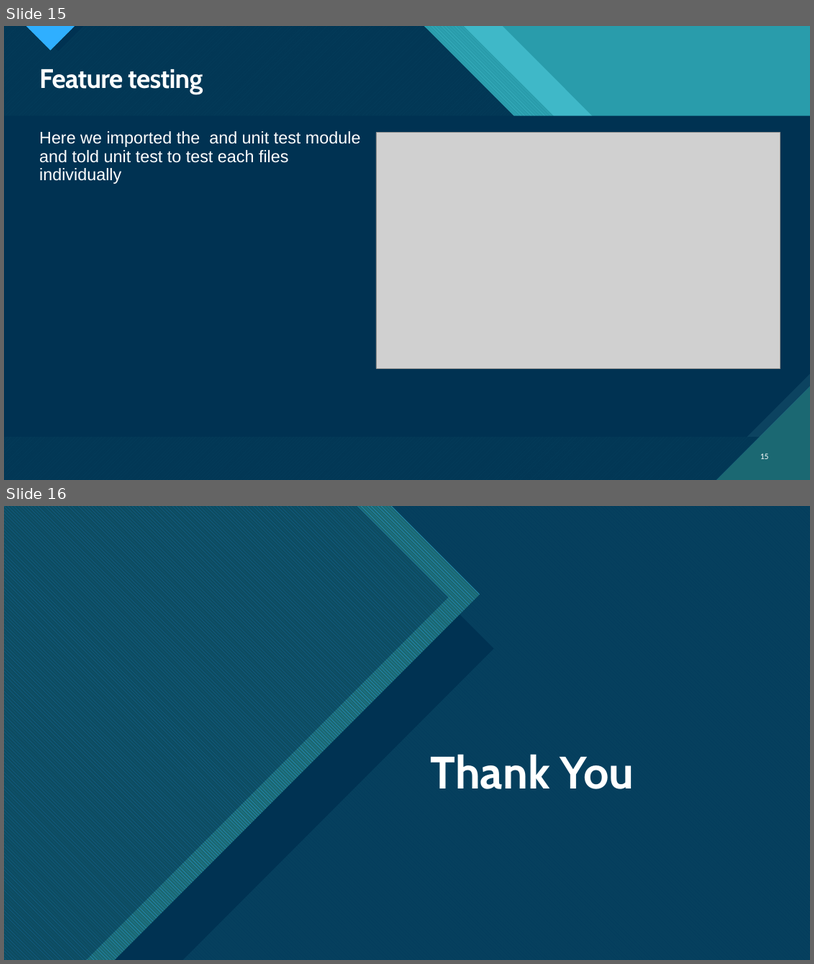
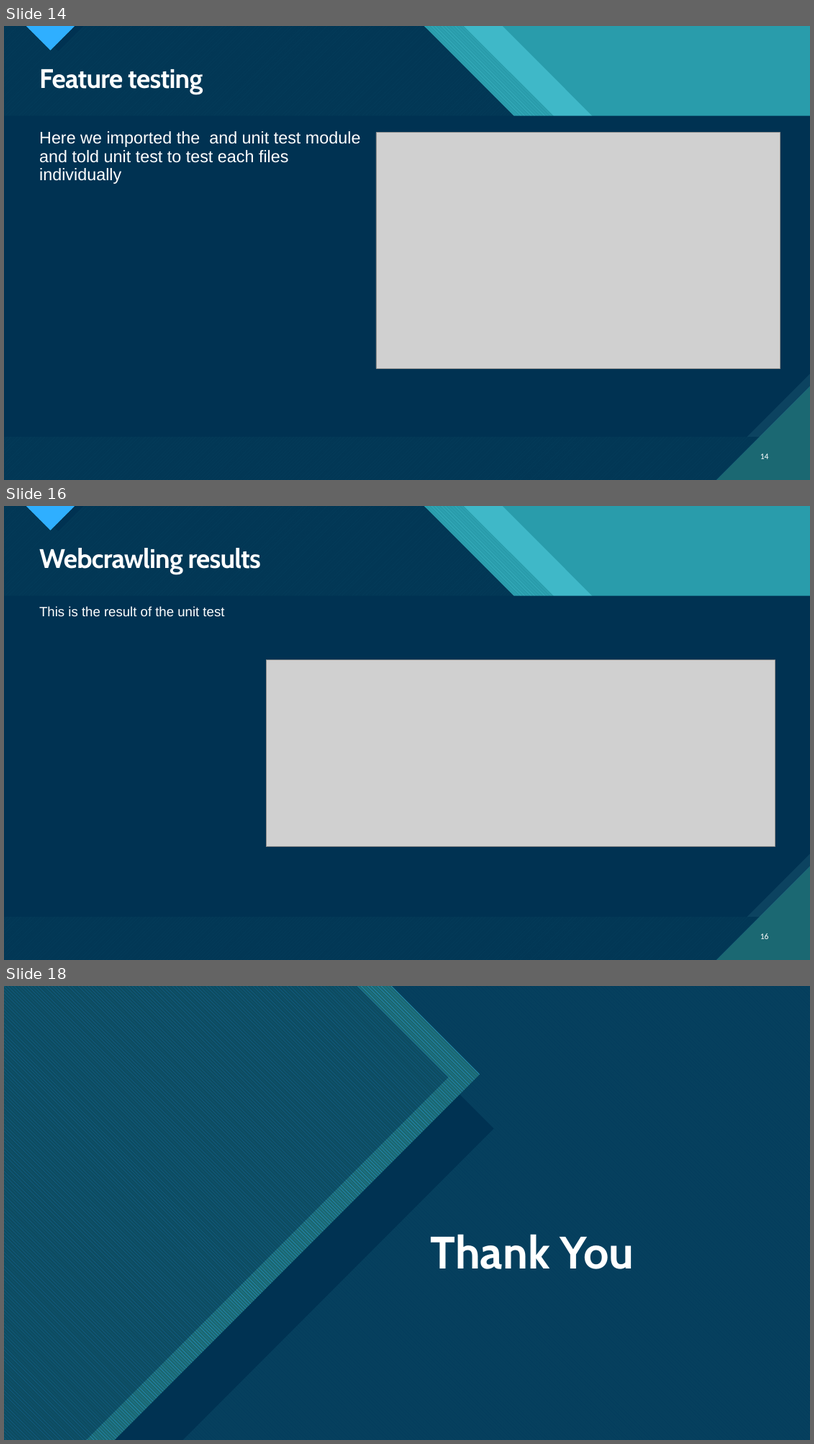
Before and after one commit to nite-fury/DA_group2, a slide deck: DA_group2/DA_group2/spiders/Python_project.pptx. Shown one above the other, each under a label of ours: slides 15 and 16 before the commit, slides 14, 16 and 18 after it; the slides between them are not shown. The pictures are 814x964 and 814x1444 pixels, drawn with LibreOffice and Linux fonts; fonts in the diff are those of the drawing; grey boxes stand for pictures. Boxes give left, top, right and bottom in pixels: in the first picture for what was removed or moved away, otherwise in the second. Text is boxed around its words. In the diff, an @@ line names an element or a change of style, - is before the commit and + after.

```diff
--- a/DA_group2/DA_group2/spiders/Python_project.pptx
+++ b/DA_group2/DA_group2/spiders/Python_project.pptx
@@ slide 16 added at (x1=4, y1=506, x2=810, y2=960), background #47C3D3; not listed: 18 template elements that a slide beside it also shows @@
@@ title added at (x1=39, y1=548, x2=261, y2=574), 32 pt, text #FFFFFF, bold @@
+Webcrawling results
@@ text added at (x1=39, y1=606, x2=224, y2=617), 16 pt, text #FFFFFF @@
+This is the result of the unit test
@@ picture added at (x1=267, y1=659, x2=775, y2=847) @@
@@ page number added at (x1=761, y1=933, x2=769, y2=939), 10 pt, text #FFFFFF @@
+16
@@ what was slide 15 is now slide 14 @@
@@ page number at (x1=761, y1=453, x2=769, y2=459): text changed @@
-15
+14
@@ what was slide 16 is now slide 18 @@
```
Also in this commit, not shown: 1 slide changed, 2 other slides added, 1 slide removed, 1 other file.
